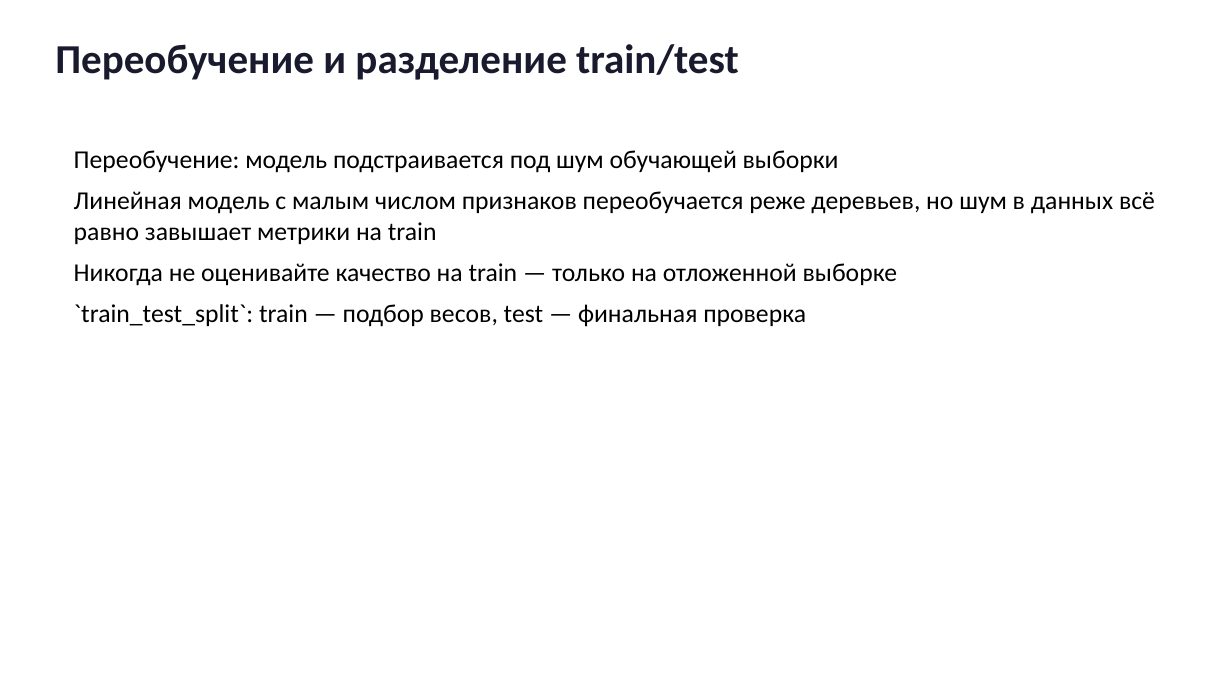
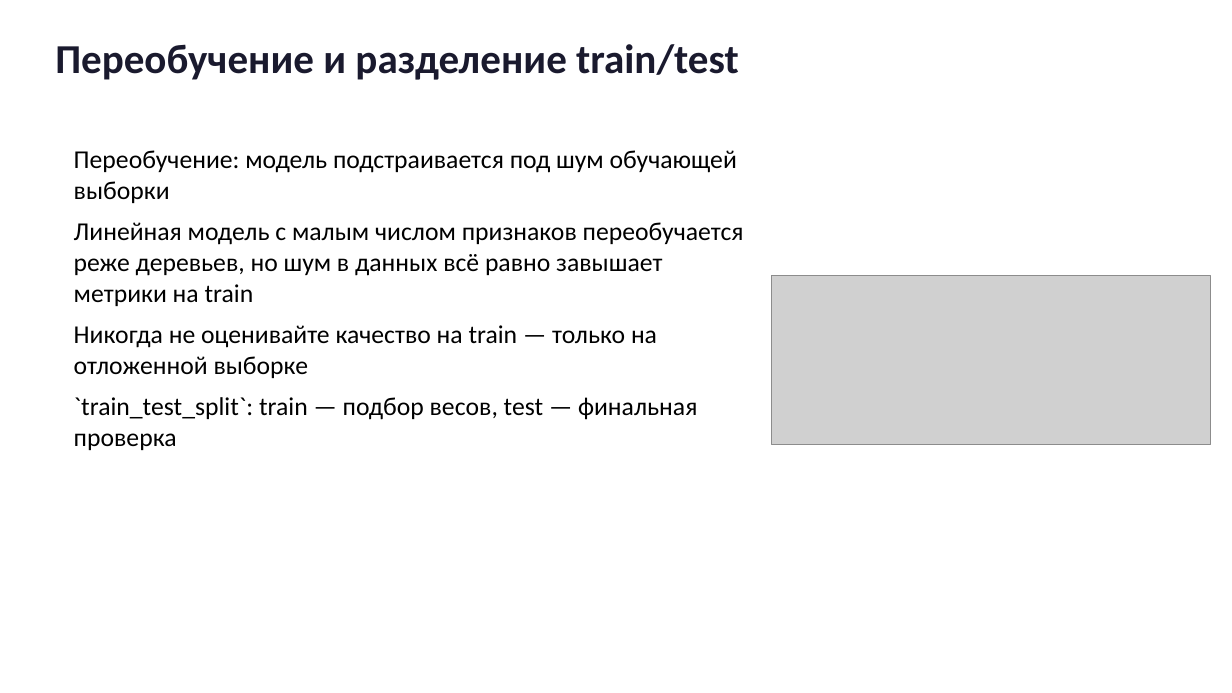
Before and after one commit to gurovic/ml-lessons, a slide deck: slide 10 of lessons/lineynaya_regressiya/presentation.pptx. Drawn at 1232x693 pixels with LibreOffice and Linux fonts; fonts in the diff are those of the drawing; grey boxes stand for pictures. Boxes give left, top, right and bottom in pixels: in the first picture for what was removed or moved away, otherwise in the second. Text is boxed around its words. In the diff, an @@ line names an element or a change of style, - is before the commit and + after.

```diff
--- a/lessons/lineynaya_regressiya/presentation.pptx
+++ b/lessons/lineynaya_regressiya/presentation.pptx
@@ text "Переобучение: модель подстраивается под шум ..." rewrapped from (74, 150, 1155, 327) to (74, 150, 744, 450) @@
@@ picture added at (772, 275, 1211, 445) @@
```
Also in this commit, not shown: 14 other slides changed, 27 other files.
